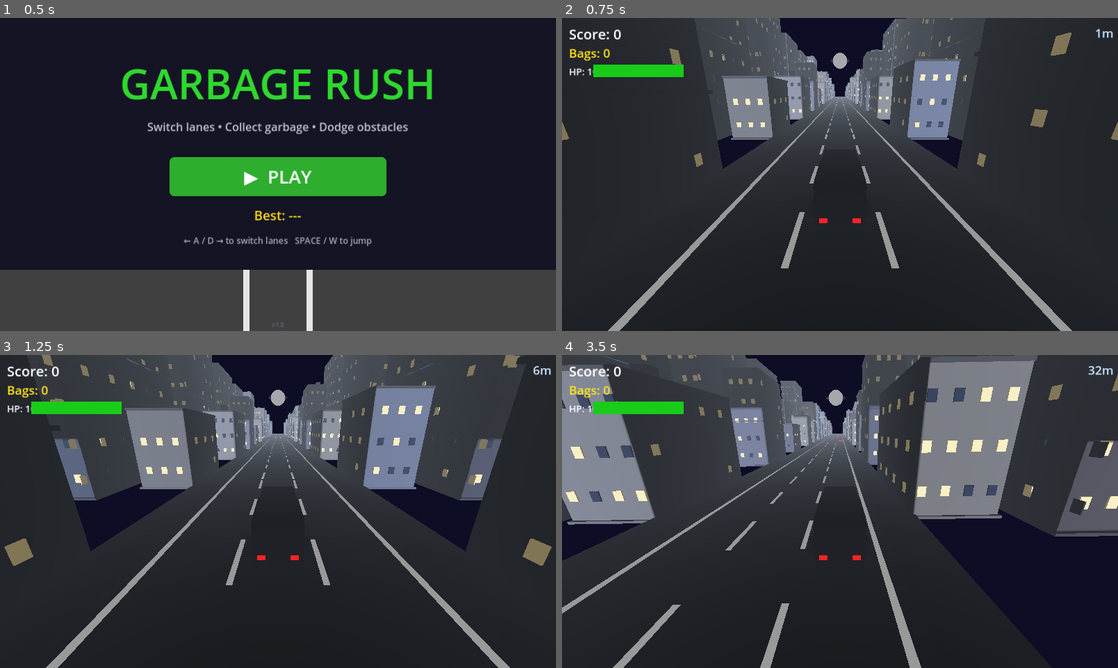
Above: before the commit, frames 1-4 (two rows, left to right).
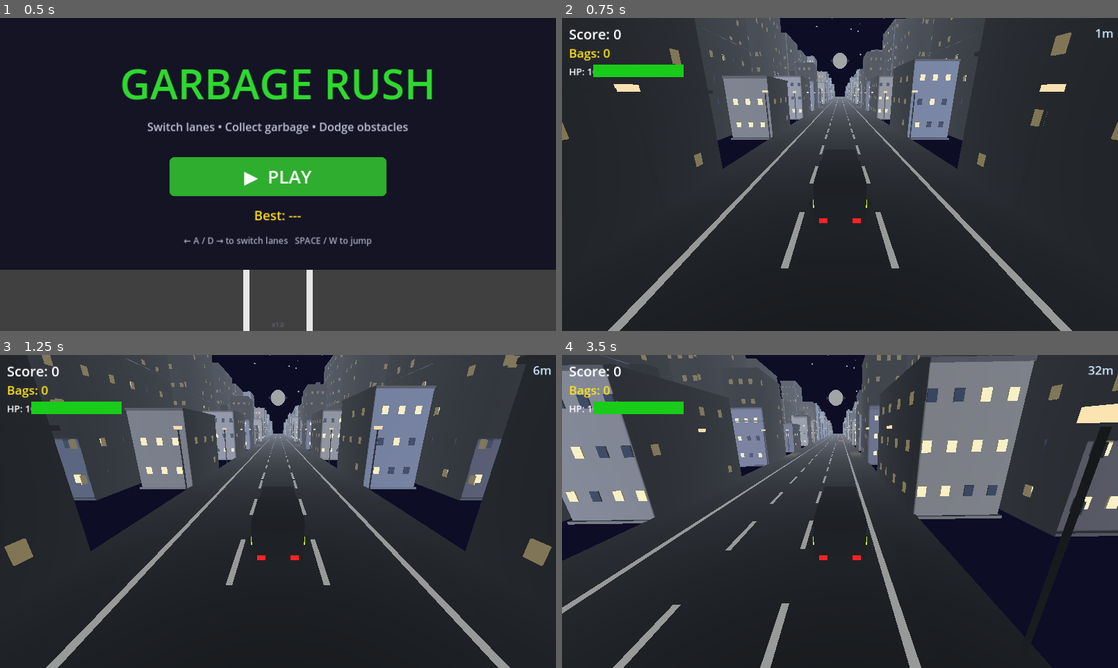
Above: after the commit, the same moments.

Repository: bhavyat81/runner
Game: Godot game, scene res://scenes/main_menu.tscn
The game is run twice, just before and just after one commit, with the same random seed, the same clock (stepped at 60 frames per second) and the same inputs.
Inputs (mouse positions are in pixels of both pictures, inside the frame that each line leads up to):
- Up to frame 1 (0.5 s): no input
- Up to frame 2 (0.75 s): click "▶ PLAY" at 0.5 s
- Up to frame 3 (1.25 s): no input
- Up to frame 4 (3.5 s): move the mouse to (962, 495) at 1.27 s; hold D (move_right) 1.28-2.03 s; click (962, 495) at 1.42 s; tap Space (jump) at 1.52, 2.27 s; move the mouse to (728, 527) at 2.02 s; hold A (move_left) 2.03-2.78 s; click (728, 527) at 2.17 s; move the mouse to (895, 442) at 2.77 s; hold D (move_right) from 2.78 s (still down); click (895, 442) at 2.92 s

Frame 1 is identical in both runs. In frame 2, 0.4% of the frame differs, in the area x 9-91%, y 0-61%; in frame 3, 0.2%; in frame 4, 0.9%, in the area x 24-100%, y 0-61%.

Commit message:
Implement 6 game improvements: moon, truck, street lights, screen flash, star twinkle, high score
Co-authored-by: bhavyat81 <233542359+bhavyat81@users.noreply.github.com>

Diff:
--- a/scenes/game_over.tscn
+++ b/scenes/game_over.tscn
@@ -78,6 +78,13 @@
 text = "Best: 0"
 theme_override_colors/font_color = Color(0.7, 0.7, 0.8, 1)
 
+[node name="NewHighScore" type="Label" parent="Panel/VBox"]
+theme_override_font_sizes/font_size = 32
+horizontal_alignment = 1
+text = "⭐ NEW HIGH SCORE! ⭐"
+theme_override_colors/font_color = Color(1.0, 0.85, 0.0, 1)
+visible = false
+
 [node name="Spacer" type="Control" parent="Panel/VBox"]
 custom_minimum_size = Vector2(0, 10)
 
--- a/scripts/game.gd
+++ b/scripts/game.gd
@@ -67,15 +67,28 @@
 # Pause menu
 var pause_menu_instance: Control = null
 
+# Star twinkle
+var _star_nodes: Array = []
+var _star_twinkle_speeds: Array = []
+var _star_twinkle_offsets: Array = []
+var _star_time: float = 0.0
+
+# Screen flash
+var _flash_rect: ColorRect = null
+const _flash_duration: float = 0.3
+var _flash_timer: float = 0.0
+
 func _ready() -> void:
 	truck.died.connect(_on_truck_died)
 	GameManager.health_changed.connect(_on_health_changed)
 	GameManager.combo_changed.connect(_on_combo_changed)
-	GameManager.garbage_collected_signal.connect(play_collect_sound)
-	GameManager.speed_boost_activated.connect(play_boost_sound)
+	GameManager.garbage_collected_signal.connect(_on_garbage_collected)
+	GameManager.speed_boost_activated.connect(_on_speed_boost_activated)
 	_setup_road()
 	_setup_buildings()
 	_create_moon()
+	_create_stars()
+	_setup_screen_flash()
 	obstacle_timer.timeout.connect(_spawn_obstacle)
 	garbage_timer.timeout.connect(_spawn_garbage_marker)
 	boost_timer.timeout.connect(_spawn_speed_boost)
@@ -180,6 +193,21 @@
 				0.0
 			)
 
+	# Star twinkle
+	_star_time += delta
+	for i in range(_star_nodes.size()):
+		var sn: MeshInstance3D = _star_nodes[i]
+		if is_instance_valid(sn):
+			var mat: StandardMaterial3D = sn.get_surface_override_material(0)
+			if mat:
+				mat.emission_energy_multiplier = 0.5 + 0.5 * sin(_star_time * _star_twinkle_speeds[i] + _star_twinkle_offsets[i])
+
+	# Screen flash fade
+	if _flash_timer > 0.0:
+		_flash_timer -= delta
+		if _flash_rect:
+			_flash_rect.color.a = maxf(0.0, (_flash_timer / _flash_duration) * 0.4)
+
 func _unhandled_input(event: InputEvent) -> void:
 	# "pause" action is mapped to P key in project.godot Input Map
 	if event.is_action_pressed("pause"):
@@ -218,6 +246,31 @@
 	if boost_sound.stream:
 		boost_sound.play()
 
+# Combined handlers for signals that also trigger screen flash
+func _on_garbage_collected() -> void:
+	play_collect_sound()
+	_flash_screen(Color(0.0, 1.0, 0.2))
+
+func _on_speed_boost_activated() -> void:
+	play_boost_sound()
+	_flash_screen(Color(0.0, 0.4, 1.0))
+
+# --- Screen flash system ---
+func _setup_screen_flash() -> void:
+	var flash_layer := CanvasLayer.new()
+	flash_layer.layer = 10
+	add_child(flash_layer)
+	_flash_rect = ColorRect.new()
+	_flash_rect.set_anchors_and_offsets_preset(Control.PRESET_FULL_RECT)
+	_flash_rect.color = Color(0.0, 0.0, 0.0, 0.0)
+	_flash_rect.mouse_filter = Control.MOUSE_FILTER_IGNORE
+	flash_layer.add_child(_flash_rect)
+
+func _flash_screen(color: Color) -> void:
+	if _flash_rect:
+		_flash_rect.color = Color(color.r, color.g, color.b, 0.4)
+		_flash_timer = _flash_duration
+
 func _setup_road() -> void:
 	for i in range(NUM_SEGMENTS):
 		var seg: Node3D = ROAD_SEGMENT_SCENE.instantiate()
@@ -272,7 +325,7 @@
 	moon.mesh = sphere
 
 	var mat := StandardMaterial3D.new()
-	mat.albedo_color = Color(0.98, 0.96, 0.88, 1.0)
+	mat.albedo_color = Color(0.95, 0.92, 0.82, 1.0)
 	mat.emission_enabled = true
 	mat.emission = Color(1.0, 0.95, 0.82, 1.0)
 	mat.emission_energy_multiplier = 2.8
@@ -299,7 +352,7 @@
 	halo.position = MOON_POSITION
 	add_child(halo)
 
-	# Moon craters — small dark flat discs on the moon surface
+	# Moon craters — 10 small dark spheres overlapping on the moon surface
 	var crater_mat := StandardMaterial3D.new()
 	crater_mat.albedo_color = Color(0.68, 0.65, 0.58, 1.0)
 	crater_mat.emission_enabled = true
@@ -308,10 +361,16 @@
 	crater_mat.shading_mode = BaseMaterial3D.SHADING_MODE_UNSHADED
 
 	var crater_data := [
-		# [offset_from_center, radius]
 		[Vector3(-2.2, 1.5, -5.5), 1.1],
 		[Vector3(2.8, -1.0, -5.3), 0.75],
 		[Vector3(-0.5, -3.0, -4.8), 0.55],
+		[Vector3(1.5, 2.8, -5.1), 0.9],
+		[Vector3(-3.5, -1.8, -4.6), 0.6],
+		[Vector3(0.8, -1.5, -5.8), 0.45],
+		[Vector3(-1.8, 3.2, -4.9), 0.7],
+		[Vector3(3.0, 1.5, -4.7), 0.5],
+		[Vector3(-0.3, 0.5, -5.9), 0.35],
+		[Vector3(1.8, -3.5, -4.5), 1.2],
 	]
 	for cd in crater_data:
 		var crater := MeshInstance3D.new()
@@ -322,6 +381,14 @@
 		crater.set_surface_override_material(0, crater_mat)
 		crater.position = MOON_POSITION + cd[0]
 		add_child(crater)
+
+	# Faint yellowish moonlight
+	var moon_light := OmniLight3D.new()
+	moon_light.light_color = Color(0.9, 0.88, 0.75)
+	moon_light.light_energy = 0.3
+	moon_light.omni_range = 220.0
+	moon_light.position = MOON_POSITION
+	add_child(moon_light)
 
 func _random_building_color() -> Color:
 	var palette := [
@@ -338,6 +405,34 @@
 	]
 	return palette[randi() % palette.size()]
 
+func _create_stars() -> void:
+	var num_stars: int = 60
+	for i in range(num_stars):
+		var star := MeshInstance3D.new()
+		var s_mesh := SphereMesh.new()
+		var radius: float = randf_range(0.3, 0.8)
+		s_mesh.radius = radius
+		s_mesh.height = radius * 2.0
+		star.mesh = s_mesh
+
+		var mat := StandardMaterial3D.new()
+		mat.albedo_color = Color(1.0, 1.0, 1.0)
+		mat.emission_enabled = true
+		mat.emission = Color(1.0, 1.0, 0.95)
+		mat.emission_energy_multiplier = 1.0
+		mat.shading_mode = BaseMaterial3D.SHADING_MODE_UNSHADED
+		star.set_surface_override_material(0, mat)
+
+		var theta: float = randf_range(0.0, TAU)
+		var dist: float = randf_range(80.0, 200.0)
+		var height: float = randf_range(15.0, 80.0)
+		star.position = Vector3(cos(theta) * dist, height, sin(theta) * dist - 100.0)
+
+		add_child(star)
+		_star_nodes.append(star)
+		_star_twinkle_speeds.append(randf_range(1.0, 3.0))
+		_star_twinkle_offsets.append(randf_range(0.0, TAU))
+
 func _spawn_obstacle() -> void:
 	if GameManager.current_state != GameManager.GameState.PLAYING:
 		return
@@ -420,6 +515,7 @@
 	if new_health < prev_health:
 		play_damage_sound()
 		shake_camera(0.25, 0.2)
+		_flash_screen(Color(1.0, 0.0, 0.0))
 	if new_health <= 0:
 		truck.die()
 
--- a/scripts/game_over.gd
+++ b/scripts/game_over.gd
@@ -5,6 +5,7 @@
 @onready var final_score: Label = $Panel/VBox/FinalScore
 @onready var garbage_label: Label = $Panel/VBox/GarbageLabel
 @onready var best_score: Label = $Panel/VBox/BestScore
+@onready var new_high_score_label: Label = $Panel/VBox/NewHighScore
 @onready var restart_btn: Button = $Panel/VBox/ButtonRow/RestartButton
 @onready var menu_btn: Button = $Panel/VBox/ButtonRow/MenuButton
 
@@ -12,6 +13,8 @@
 	final_score.text = "Score: %d" % GameManager.score
 	garbage_label.text = "Bags Collected: %d" % GameManager.garbage_collected
 	best_score.text = "Best: %d" % GameManager.high_score
+	# Show "NEW HIGH SCORE!" when the player just set a new record
+	new_high_score_label.visible = (GameManager.score > 0 and GameManager.score == GameManager.high_score)
 	restart_btn.pressed.connect(_on_restart)
 	menu_btn.pressed.connect(_on_menu)
 	get_tree().paused = false
--- a/scripts/road_segment.gd
+++ b/scripts/road_segment.gd
@@ -25,6 +25,7 @@
 	_build_edge_lines()
 	_build_curbs()
 	_build_footpaths()
+	_build_street_lights()
 
 # --- Road surface (dark asphalt) ---
 func _build_road() -> void:
@@ -106,3 +107,50 @@
 		# Centre at ±6.0; top of footpath sits at Y = FOOTPATH_HEIGHT (raised above road)
 		fp.position = Vector3(s * FOOTPATH_CENTER_OFFSET, FOOTPATH_HEIGHT * 0.5, 0.0)
 		add_child(fp)
+
+# --- Street lights along footpaths (every ~13 units, both sides) ---
+func _build_street_lights() -> void:
+	var pole_mat := StandardMaterial3D.new()
+	pole_mat.albedo_color = Color(0.25, 0.25, 0.28)
+
+	var lamp_mat := StandardMaterial3D.new()
+	lamp_mat.albedo_color = Color(1.0, 0.9, 0.7)
+	lamp_mat.emission_enabled = true
+	lamp_mat.emission = Color(1.0, 0.9, 0.7)
+	lamp_mat.emission_energy_multiplier = 2.0
+	lamp_mat.shading_mode = BaseMaterial3D.SHADING_MODE_UNSHADED
+
+	var num_lights: int = 3
+	var spacing: float = SEGMENT_LENGTH / num_lights
+	for i in range(num_lights):
+		var z_pos: float = -SEGMENT_LENGTH * 0.5 + (i + 0.5) * spacing
+		for s: int in CURB_X_SIGN:
+			var pole_x: float = s * (FOOTPATH_CENTER_OFFSET + FOOTPATH_HALF_WIDTH * 0.5)
+
+			# Pole (thin tall cylinder)
+			var pole := MeshInstance3D.new()
+			var pole_mesh := CylinderMesh.new()
+			pole_mesh.top_radius = 0.05
+			pole_mesh.bottom_radius = 0.05
+			pole_mesh.height = 4.5
+			pole.mesh = pole_mesh
+			pole.set_surface_override_material(0, pole_mat)
+			pole.position = Vector3(pole_x, 2.25, z_pos)
+			add_child(pole)
+
+			# Lamp head (small box at top of pole)
+			var lamp := MeshInstance3D.new()
+			var lamp_mesh := BoxMesh.new()
+			lamp_mesh.size = Vector3(0.4, 0.2, 0.4)
+			lamp.mesh = lamp_mesh
+			lamp.set_surface_override_material(0, lamp_mat)
+			lamp.position = Vector3(pole_x, 4.65, z_pos)
+			add_child(lamp)
+
+			# OmniLight3D at lamp position to illuminate road
+			var light := OmniLight3D.new()
+			light.light_color = Color(1.0, 0.92, 0.75)
+			light.light_energy = 0.6
+			light.omni_range = 9.0
+			light.position = Vector3(pole_x, 4.5, z_pos)
+			add_child(light)
--- a/scripts/truck.gd
+++ b/scripts/truck.gd
@@ -34,6 +34,53 @@
 	target_x = LANES[current_lane]
 	position = Vector3(0.0, 0.0, 0.0)
 	add_to_group("truck")
+	_setup_truck_appearance()
+
+func _setup_truck_appearance() -> void:
+	# Update cab (Cabin node) to dark green
+	var cabin: MeshInstance3D = get_node_or_null("Cabin")
+	if cabin:
+		var cab_mat := StandardMaterial3D.new()
+		cab_mat.albedo_color = Color(0.1, 0.35, 0.15)
+		cab_mat.metallic = 0.3
+		cab_mat.roughness = 0.5
+		cabin.set_surface_override_material(0, cab_mat)
+	var cabin_roof: MeshInstance3D = get_node_or_null("CabinRoof")
+	if cabin_roof:
+		var roof_mat := StandardMaterial3D.new()
+		roof_mat.albedo_color = Color(0.1, 0.35, 0.15)
+		roof_mat.metallic = 0.3
+		roof_mat.roughness = 0.5
+		cabin_roof.set_surface_override_material(0, roof_mat)
+
+	# Update compactor body color
+	var compactor: MeshInstance3D = get_node_or_null("CompactorBody")
+	if compactor:
+		var comp_mat := StandardMaterial3D.new()
+		comp_mat.albedo_color = Color(0.15, 0.5, 0.2)
+		comp_mat.metallic = 0.3
+		comp_mat.roughness = 0.5
+		compactor.set_surface_override_material(0, comp_mat)
+
+	# Make side stripes bright yellow/green emissive
+	for stripe_name in ["LeftStripe", "RightStripe"]:
+		var stripe: MeshInstance3D = get_node_or_null(stripe_name)
+		if stripe:
+			var stripe_mat := StandardMaterial3D.new()
+			stripe_mat.albedo_color = Color(0.8, 1.0, 0.0)
+			stripe_mat.emission_enabled = true
+			stripe_mat.emission = Color(0.6, 1.0, 0.0)
+			stripe_mat.emission_energy_multiplier = 1.5
+			stripe_mat.shading_mode = BaseMaterial3D.SHADING_MODE_UNSHADED
+			stripe.set_surface_override_material(0, stripe_mat)
+
+	# Add underglow OmniLight3D beneath the truck
+	var underglow_light := OmniLight3D.new()
+	underglow_light.light_color = Color(0.2, 1.0, 0.3)
+	underglow_light.light_energy = 0.8
+	underglow_light.omni_range = 4.0
+	underglow_light.position = Vector3(0.0, -0.2, 0.0)
+	add_child(underglow_light)
 
 func _physics_process(delta: float) -> void:
 	if is_dead:
